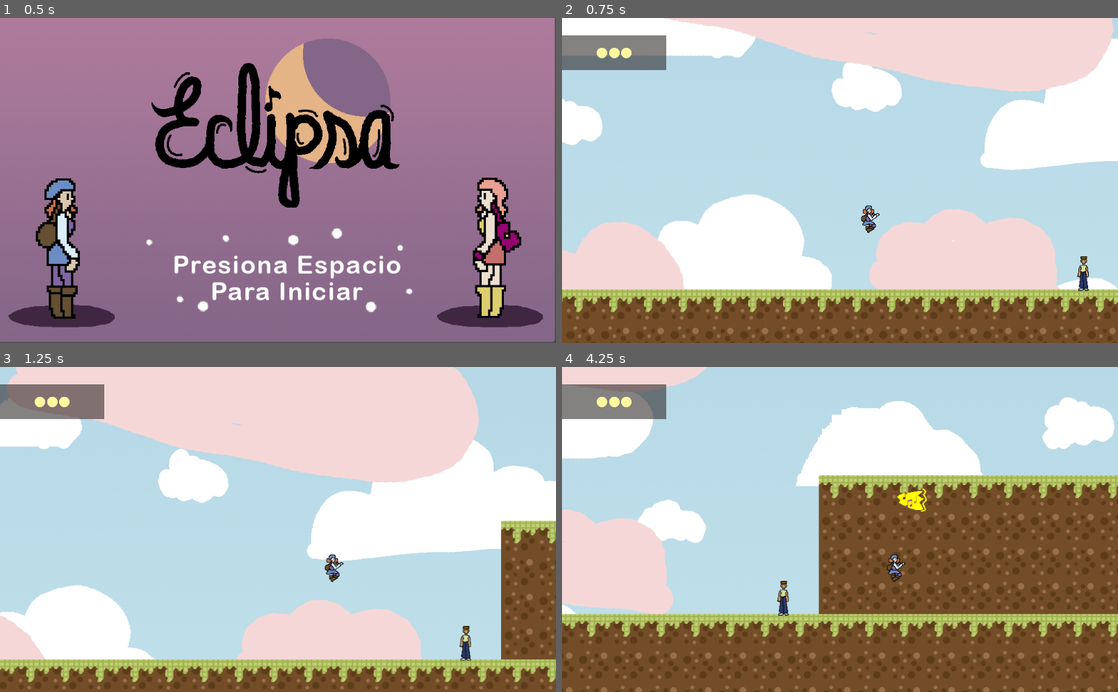
Above: before the commit, frames 1-4 (two rows, left to right).
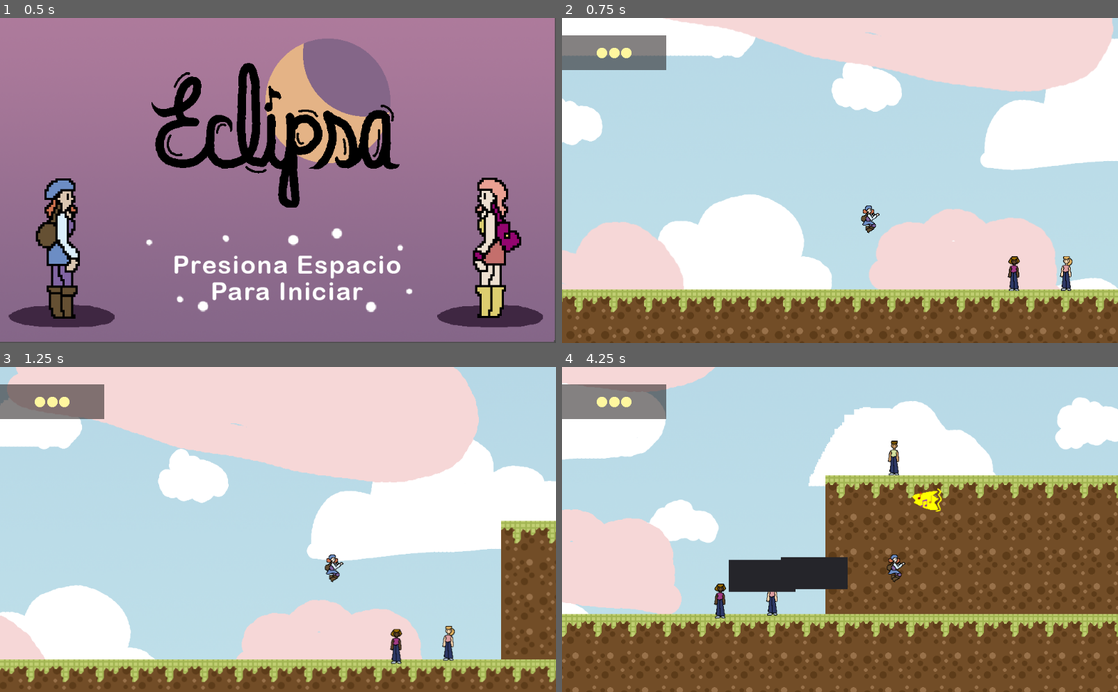
Above: after the commit, the same moments.

Repository: elros88/eclipta
Game: Godot game, scene res://levels/title.tscn
Two runs of this game, one before a commit and one after it. Both use one fixed random seed, a clock stepped at 60 frames per second and the inputs below.
Inputs:
- Up to frame 1 (0.5 s): no input
- Up to frame 2 (0.75 s): hold Right (right) from 0.53 s (still down); hold Space (jump) from 0.53 s (still down)
- Up to frame 3 (1.25 s): keep holding Right (right); keep holding Space (jump)
- Up to frame 4 (4.25 s): release Space (jump) at 1.28 s; tap Tab (attack) at 1.35, 2.85 s; tap Space (jump) at 1.52, 1.55, 1.82, 3.02, 3.05, 3.32 s; release Right (right) at 2.03 s; hold Left (left) 2.03-2.78 s; hold Space (jump) 2.03-2.78 s; hold Right (right) from 2.78 s (still down); hold Space (jump) from 3.53 s (still down)

Frame 1 is identical in both runs. In frame 2, 0.5% of the frame differs, in the area x 80-95%, y 73-84%; in frame 3, 0.6%; in frame 4, 15%, in the area x 0-100%, y 0-100%.

Commit message:
enemigos listos psra ser utilizados

Diff:
--- /dev/null
+++ b/character/anger.gd
@@ -0,0 +1,56 @@
+extends KinematicBody2D
+
+var velocity = Vector2(0,0)
+var eclipse = false
+export var direction = -1
+export (String, MULTILINE) var message = ""
+export var saved = false
+
+const GRAVITY = 35
+const SPEED = 100
+
+
+signal hit_something
+
+func _ready():
+	if direction == 1 and eclipse:
+		$AnimatedSprite.flip_h = true
+
+	$Floor_Checker.position.x = $CollisionShape2D.shape.get_extents().x * direction
+	$Panel.visible = false
+	$Panel/Label.text = message
+
+func _physics_process(delta):
+
+	if eclipse and not saved:
+		velocity.x = 50*direction
+
+		if $Panel.visible:
+			$Panel.visible = false
+
+		if $AnimatedSprite.animation != "eclipse":
+			$AnimatedSprite.play("eclipse")
+
+		if is_on_wall() or not $Floor_Checker.is_colliding():
+			direction *= -1
+			$AnimatedSprite.flip_h = not $AnimatedSprite.flip_h
+			$Floor_Checker.position.x = $CollisionShape2D.shape.get_extents().x * direction
+
+	else:
+		$AnimatedSprite.play("day")
+		velocity.x = 0
+
+	velocity.y = 20
+	velocity = move_and_slide(velocity, Vector2.UP)
+
+func _on_Side_Checker_body_entered(body):
+	if eclipse:
+		emit_signal("hit_something")
+		$Panel.visible = false
+	else:
+		$Panel.visible = true
+
+func save_friend():
+	if eclipse:
+		eclipse = false
+		saved = true
--- /dev/null
+++ b/character/anger.tres
@@ -0,0 +1,18 @@
+[gd_resource type="SpriteFrames" load_steps=4 format=2]
+
+[ext_resource path="res://resource/foes/foe-1/tristeza0.png" type="Texture" id=1]
+[ext_resource path="res://resource/foes/foe-1/tristeza2.png" type="Texture" id=2]
+[ext_resource path="res://resource/foes/foe-1/tristeza1.png" type="Texture" id=3]
+
+[resource]
+animations = [ {
+"frames": [ ExtResource( 3 ), ExtResource( 2 ) ],
+"loop": true,
+"name": "eclipse",
+"speed": 3.0
+}, {
+"frames": [ ExtResource( 1 ) ],
+"loop": true,
+"name": "day",
+"speed": 5.0
+} ]
--- /dev/null
+++ b/character/anger.tscn
@@ -0,0 +1,78 @@
+[gd_scene load_steps=8 format=2]
+
+[ext_resource path="res://resource/foes/foe-2/enojo0.png" type="Texture" id=1]
+[ext_resource path="res://resource/foes/foe-2/enojo2.png" type="Texture" id=2]
+[ext_resource path="res://resource/foes/foe-2/enojo1.png" type="Texture" id=3]
+[ext_resource path="res://character/anger.gd" type="Script" id=4]
+
+[sub_resource type="SpriteFrames" id=3]
+animations = [ {
+"frames": [ ExtResource( 3 ), ExtResource( 2 ) ],
+"loop": true,
+"name": "eclipse",
+"speed": 5.0
+}, {
+"frames": [ ExtResource( 1 ) ],
+"loop": true,
+"name": "day",
+"speed": 5.0
+} ]
+
+[sub_resource type="RectangleShape2D" id=4]
+extents = Vector2( 19.5, 21.5 )
+
+[sub_resource type="RectangleShape2D" id=2]
+extents = Vector2( 4, 17 )
+
+[node name="KinematicBody2D" type="KinematicBody2D"]
+collision_layer = 8
+collision_mask = 19
+script = ExtResource( 4 )
+
+[node name="AnimatedSprite" type="AnimatedSprite" parent="."]
+frames = SubResource( 3 )
+animation = "eclipse"
+__meta__ = {
+"_edit_group_": true
+}
+
+[node name="CollisionShape2D" type="CollisionShape2D" parent="."]
+position = Vector2( -1.5, 4.5 )
+shape = SubResource( 4 )
+
+[node name="Floor_Checker" type="RayCast2D" parent="."]
+enabled = true
+collision_mask = 2
+collide_with_areas = true
+
+[node name="Side_Checker" type="Area2D" parent="."]
+collision_layer = 8
+collision_mask = 17
+
+[node name="CollisionShape2D" type="CollisionShape2D" parent="Side_Checker"]
+position = Vector2( -22, 3 )
+shape = SubResource( 2 )
+
+[node name="Panel" type="Panel" parent="."]
+margin_left = 16.0
+margin_top = -76.0
+margin_right = 139.0
+margin_bottom = -17.0
+__meta__ = {
+"_edit_use_anchors_": false
+}
+
+[node name="Label" type="Label" parent="Panel"]
+margin_left = 5.0
+margin_top = 4.0
+margin_right = 75.0
+margin_bottom = 35.0
+text = "Esto es un
+mensaje"
+align = 1
+max_lines_visible = 3
+__meta__ = {
+"_edit_use_anchors_": false
+}
+
+[connection signal="body_entered" from="Side_Checker" to="." method="_on_Side_Checker_body_entered"]
--- /dev/null
+++ b/character/jeoluosy.gd
@@ -0,0 +1,56 @@
+extends KinematicBody2D
+
+var velocity = Vector2(0,0)
+var eclipse = false
+export var direction = -1
+export (String, MULTILINE) var message = ""
+export var saved = false
+
+const GRAVITY = 35
+const SPEED = 100
+
+
+signal hit_something
+
+func _ready():
+	if direction == 1 and eclipse:
+		$AnimatedSprite.flip_h = true
+
+	$Floor_Checker.position.x = $CollisionShape2D.shape.get_extents().x * direction
+	$Panel.visible = false
+	$Panel/Label.text = message
+
+func _physics_process(delta):
+
+	if eclipse and not saved:
+		velocity.x = 50*direction
+
+		if $Panel.visible:
+			$Panel.visible = false
+
+		if $AnimatedSprite.animation != "eclipse":
+			$AnimatedSprite.play("eclipse")
+
+		if is_on_wall() or not $Floor_Checker.is_colliding():
+			direction *= -1
+			$AnimatedSprite.flip_h = not $AnimatedSprite.flip_h
+			$Floor_Checker.position.x = $CollisionShape2D.shape.get_extents().x * direction
+
+	else:
+		$AnimatedSprite.play("day")
+		velocity.x = 0
+
+	velocity.y = 20
+	velocity = move_and_slide(velocity, Vector2.UP)
+
+func _on_Side_Checker_body_entered(body):
+	if eclipse:
+		emit_signal("hit_something")
+		$Panel.visible = false
+	else:
+		$Panel.visible = true
+
+func save_friend():
+	if eclipse:
+		eclipse = false
+		saved = true
--- /dev/null
+++ b/character/jeoluosy.tres
@@ -0,0 +1,18 @@
+[gd_resource type="SpriteFrames" load_steps=4 format=2]
+
+[ext_resource path="res://resource/foes/foe-1/tristeza0.png" type="Texture" id=1]
+[ext_resource path="res://resource/foes/foe-1/tristeza2.png" type="Texture" id=2]
+[ext_resource path="res://resource/foes/foe-1/tristeza1.png" type="Texture" id=3]
+
+[resource]
+animations = [ {
+"frames": [ ExtResource( 3 ), ExtResource( 2 ) ],
+"loop": true,
+"name": "eclipse",
+"speed": 3.0
+}, {
+"frames": [ ExtResource( 1 ) ],
+"loop": true,
+"name": "day",
+"speed": 5.0
+} ]
--- /dev/null
+++ b/character/jeoluosy.tscn
@@ -0,0 +1,78 @@
+[gd_scene load_steps=8 format=2]
+
+[ext_resource path="res://character/sadness.gd" type="Script" id=1]
+[ext_resource path="res://resource/foes/foe-3/celos1.png" type="Texture" id=2]
+[ext_resource path="res://resource/foes/foe-3/celos2.png" type="Texture" id=3]
+[ext_resource path="res://resource/foes/foe-3/celos0.png" type="Texture" id=4]
+
+[sub_resource type="SpriteFrames" id=3]
+animations = [ {
+"frames": [ ExtResource( 2 ), ExtResource( 3 ) ],
+"loop": true,
+"name": "eclipse",
+"speed": 5.0
+}, {
+"frames": [ ExtResource( 4 ) ],
+"loop": true,
+"name": "day",
+"speed": 5.0
+} ]
+
+[sub_resource type="RectangleShape2D" id=1]
+extents = Vector2( 22.75, 25.75 )
+
+[sub_resource type="RectangleShape2D" id=2]
+extents = Vector2( 4, 17 )
+
+[node name="KinematicBody2D" type="KinematicBody2D"]
+collision_layer = 8
+collision_mask = 19
+script = ExtResource( 1 )
+
+[node name="AnimatedSprite" type="AnimatedSprite" parent="."]
+frames = SubResource( 3 )
+animation = "eclipse"
+__meta__ = {
+"_edit_group_": true
+}
+
+[node name="CollisionShape2D" type="CollisionShape2D" parent="."]
+position = Vector2( 3.25, 5.75 )
+shape = SubResource( 1 )
+
+[node name="Floor_Checker" type="RayCast2D" parent="."]
+enabled = true
+collision_mask = 2
+collide_with_areas = true
+
+[node name="Side_Checker" type="Area2D" parent="."]
+collision_layer = 8
+collision_mask = 17
+
+[node name="CollisionShape2D" type="CollisionShape2D" parent="Side_Checker"]
+position = Vector2( -22, 3 )
+shape = SubResource( 2 )
+
+[node name="Panel" type="Panel" parent="."]
+margin_left = 16.0
+margin_top = -76.0
+margin_right = 139.0
+margin_bottom = -17.0
+__meta__ = {
+"_edit_use_anchors_": false
+}
+
+[node name="Label" type="Label" parent="Panel"]
+margin_left = 5.0
+margin_top = 4.0
+margin_right = 75.0
+margin_bottom = 35.0
+text = "Esto es un
+mensaje"
+align = 1
+max_lines_visible = 3
+__meta__ = {
+"_edit_use_anchors_": false
+}
+
+[connection signal="body_entered" from="Side_Checker" to="." method="_on_Side_Checker_body_entered"]
--- a/levels/level-1.gd
+++ b/levels/level-1.gd
@@ -17,18 +17,22 @@
 	if bg_counter == 0:
 		$Player.eclipse = false
 		$Foe1.eclipse = false
+		$Foe2.eclipse = false
+		$Foe3.eclipse = false
 		$ParallaxBackground/Sky/AnimatedSprite.play("sun-1")
 	if bg_counter == 1:
 		$ParallaxBackground/Sky/AnimatedSprite.play("sun-2")
 		$Player.eclipse = true
 		$Foe1.eclipse = true
+		$Foe2.eclipse = true
+		$Foe3.eclipse = true
 	if bg_counter == 2:
 		$ParallaxBackground/Sky/AnimatedSprite.play("sun-3")
 	if bg_counter == 3:
 		$ParallaxBackground/Sky/AnimatedSprite.play("sun-2")
 
 
-func _on_Foe1_hit_something():
+func _on_Foe_hit_something():
 	$Indicator.life -= 1
 	$Indicator.update_life()
 	if $Indicator.life <= 0:
--- a/levels/level-1.tscn
+++ b/levels/level-1.tscn
@@ -11,6 +11,8 @@
 [ext_resource path="res://character/sadness.tscn" type="PackedScene" id=9]
 [ext_resource path="res://resource/background/clouds1.png" type="Texture" id=10]
 [ext_resource path="res://resource/background/clouds0.png" type="Texture" id=11]
+[ext_resource path="res://character/anger.tscn" type="PackedScene" id=12]
+[ext_resource path="res://character/jeoluosy.tscn" type="PackedScene" id=13]
 
 [sub_resource type="RectangleShape2D" id=2]
 extents = Vector2( 2875.81, 29.75 )
@@ -287,10 +289,17 @@
 [node name="Potion1" parent="." instance=ExtResource( 5 )]
 position = Vector2( 224, -864 )
 
+[node name="Foe3" parent="." instance=ExtResource( 13 )]
+position = Vector2( 928, 736 )
+
 [node name="Foe1" parent="." instance=ExtResource( 9 )]
-position = Vector2( 960, 736 )
+position = Vector2( 1152, 480 )
 message = "Aqui mensaje"
+
+[node name="Foe2" parent="." instance=ExtResource( 12 )]
+position = Vector2( 832, 736 )
 
 [connection signal="timeout" from="Timer" to="." method="_on_Timer_timeout"]
 [connection signal="potion_collected" from="Potion1" to="Indicator" method="_on_potion_collected"]
-[connection signal="hit_something" from="Foe1" to="." method="_on_Foe1_hit_something"]
+[connection signal="hit_something" from="Foe3" to="." method="_on_Foe_hit_something"]
+[connection signal="hit_something" from="Foe1" to="." method="_on_Foe_hit_something"]
Not shown: 1 places in levels/level-1.tscn that only renumber resources
Not shown, added: resource/sound/INTRO.wav.import
Not shown, added: resource/sound/Mostricos-II.wav.import
Not shown, added: resource/sound/Mostricos.wav.import
Not shown, added: resource/sound/Poder I.wav.import
Not shown, added: resource/sound/Poder II.wav.import
Not shown, added: resource/sound/PoderIII.wav.import
Not shown, changed: .DS_Store
Not shown, added: character/.DS_Store
Not shown, changed: resource/.DS_Store
Not shown, added: resource/sound/.DS_Store
Not shown, added: resource/sound/INTRO.wav
(and 5 more such lines)
